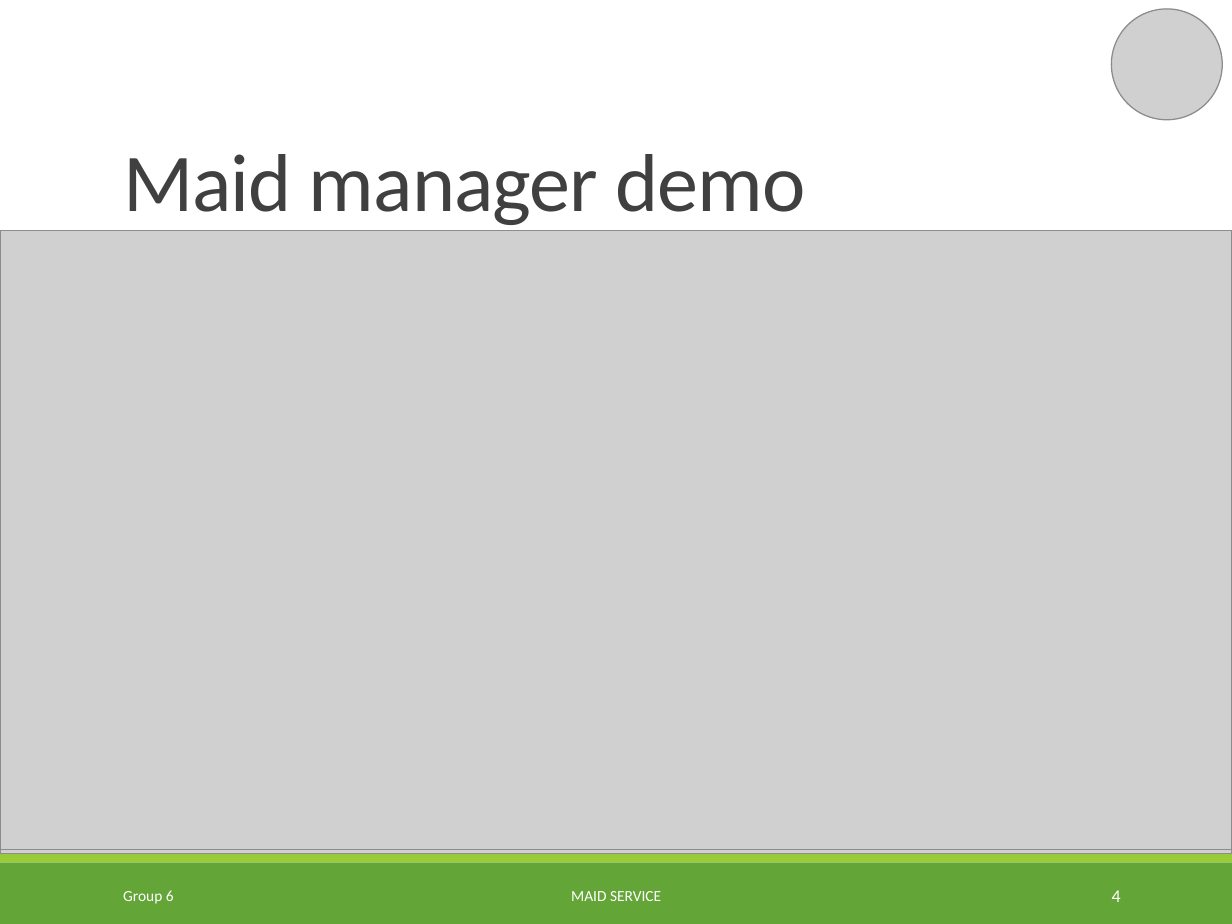
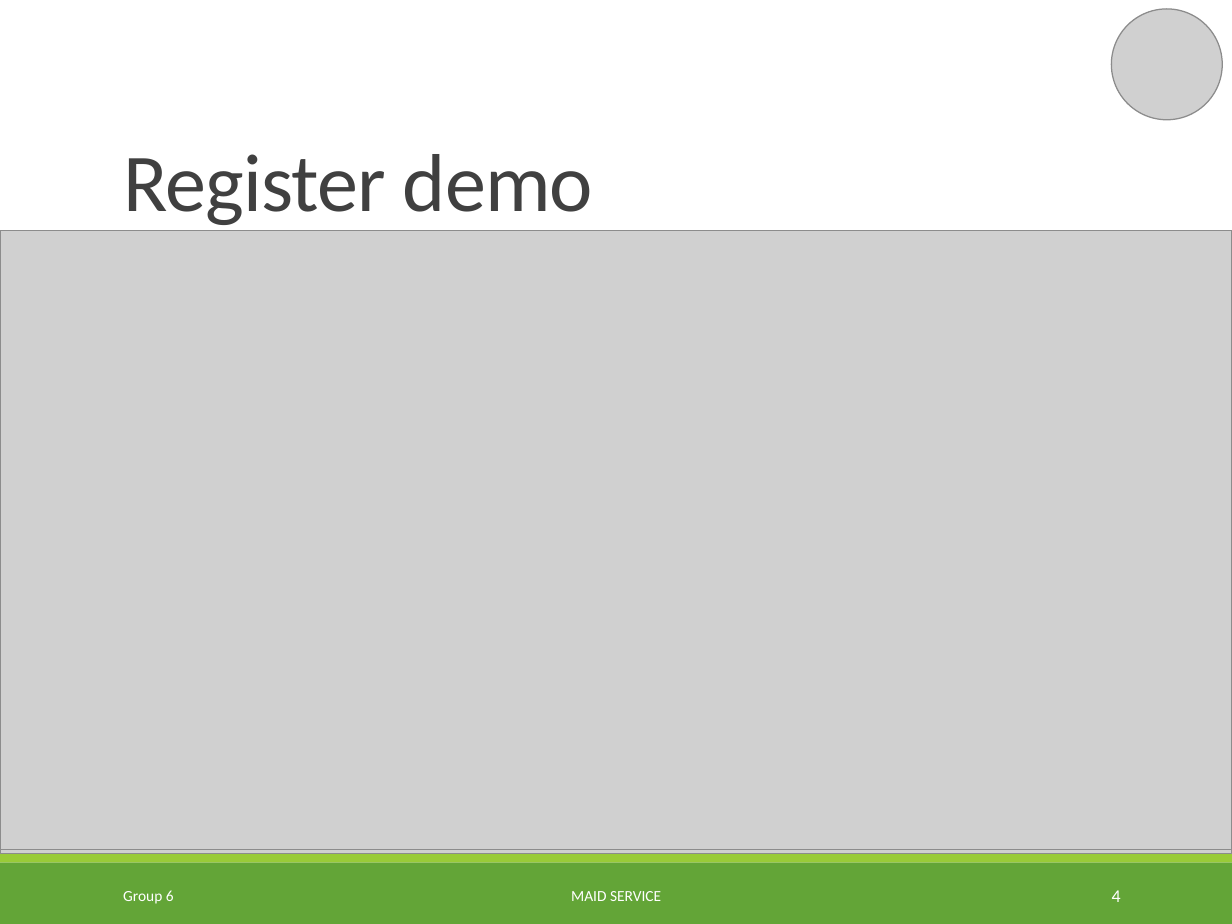
Before and after one commit to TuanBT/ms-website, a slide deck: slide 4 of 06.Personal Archives/02.TuyenMQ/MS_Slide.pptx. Drawn at 1232x924 pixels with LibreOffice and Linux fonts; fonts in the diff are those of the drawing; grey boxes stand for pictures; background and template pictures are left out. Boxes give left, top, right and bottom in pixels: in the first picture for what was removed or moved away, otherwise in the second. Text is boxed around its words. In the diff, an @@ line names an element or a change of style, - is before the commit and + after.

```diff
--- a/06.Personal Archives/02.TuyenMQ/MS_Slide.pptx
+++ b/06.Personal Archives/02.TuyenMQ/MS_Slide.pptx
@@ title at (123, 154, 593, 225): text changed @@
-Maid manager demo
+Register demo
```
Also in this commit, not shown: 2 other slides changed.
